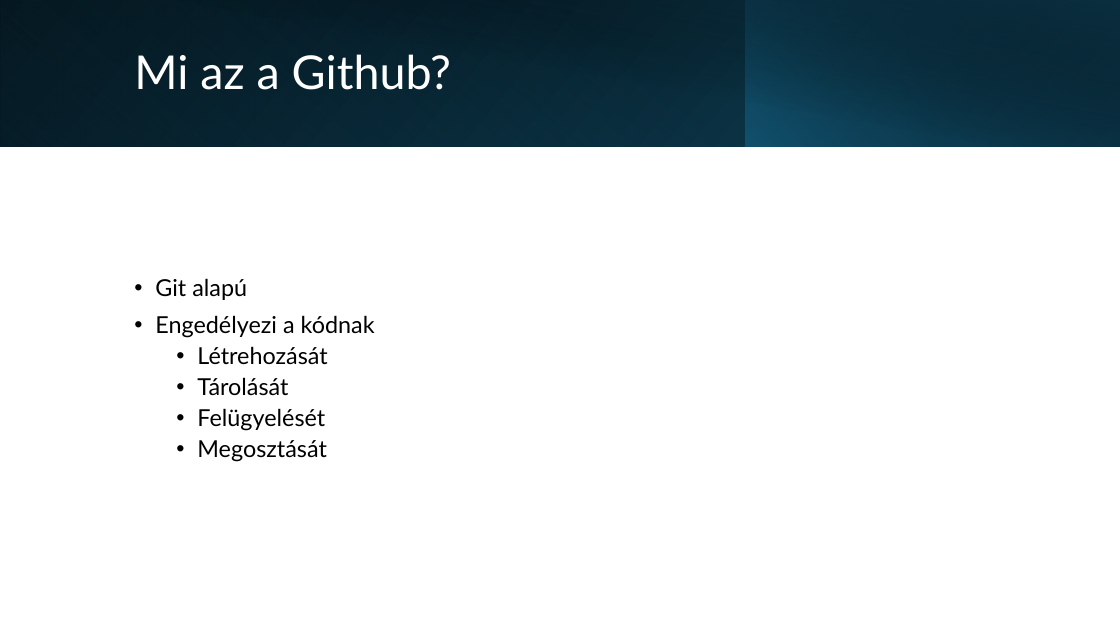
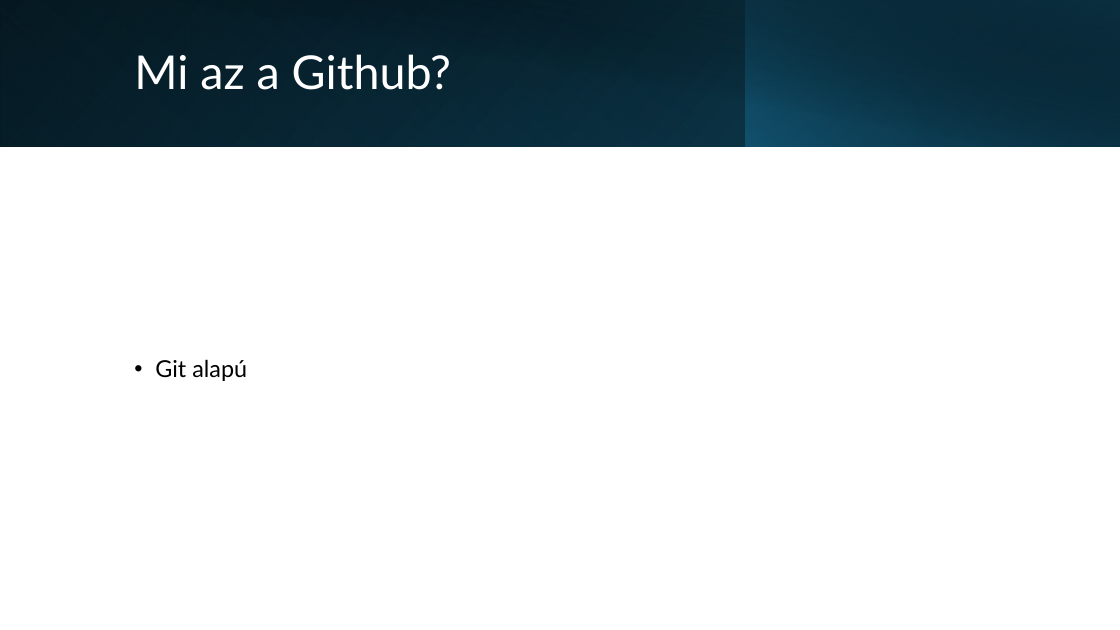
Before and after one commit to Maho-Yoshino/School_Notes, a slide deck: slide 3 of 2025-2026/IKT/github/Github.pptx. Drawn at 1120x630 pixels with LibreOffice and Linux fonts; fonts in the diff are those of the drawing. Boxes give left, top, right and bottom in pixels: in the first picture for what was removed or moved away, otherwise in the second. Text is boxed around its words. In the diff, an @@ line names an element or a change of style, - is before the commit and + after.

```diff
--- a/2025-2026/IKT/github/Github.pptx
+++ b/2025-2026/IKT/github/Github.pptx
@@ text at bbox=[155, 315, 375, 462]: paragraphs removed @@
-• Engedélyezi a kódnak
-  • Létrehozását
-  • Tárolását
-  • Felügyelését
-  • Megosztását
```
Also in this commit, not shown: 2 other slides changed, 2 other files.
